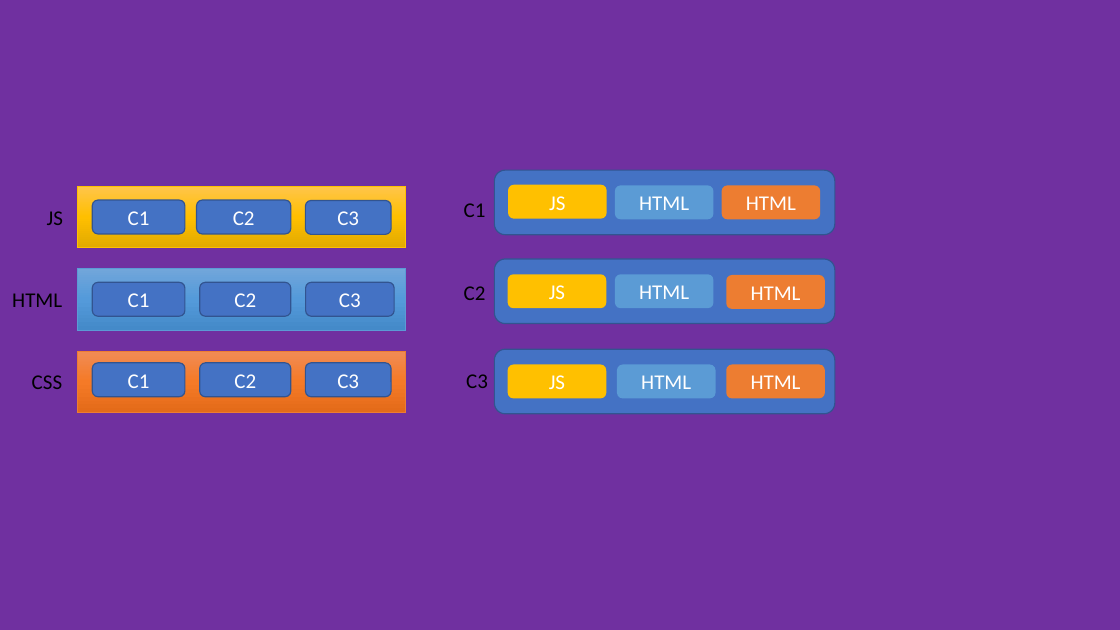
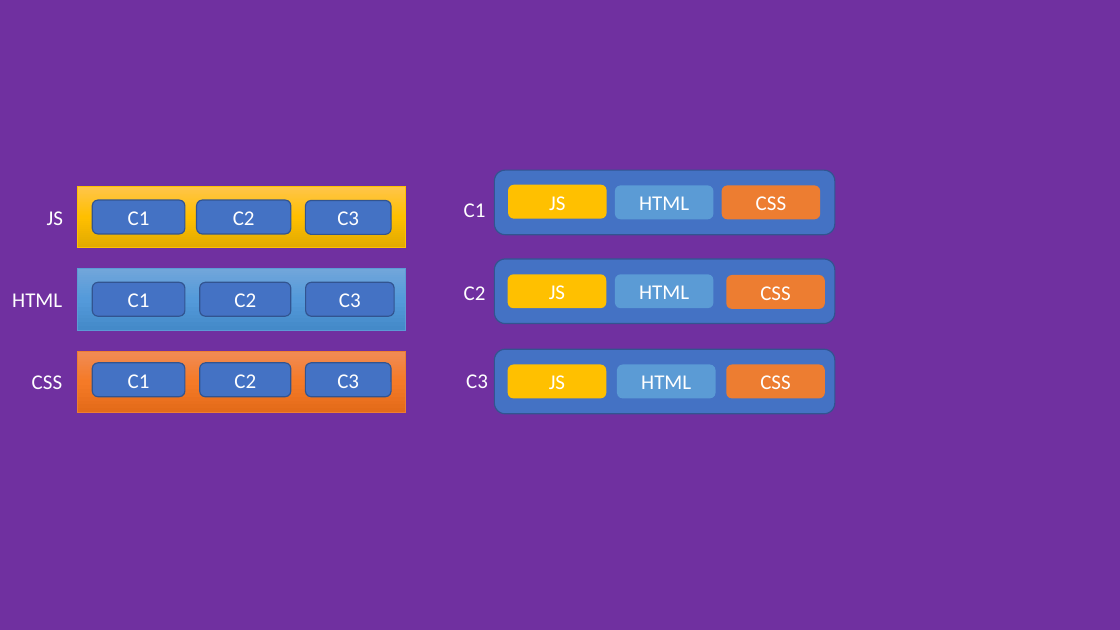
Before and after one commit to maxpou-slides/vuejs-training, a slide deck: slide 1 of schemas.pptx. Drawn at 1120x630 pixels with LibreOffice and Linux fonts; fonts in the diff are those of the drawing. Boxes give left, top, right and bottom in pixels: in the first picture for what was removed or moved away, otherwise in the second. Text is boxed around its words. In the diff, an @@ line names an element or a change of style, - is before the commit and + after.

```diff
--- a/schemas.pptx
+++ b/schemas.pptx
@@ text colour #000000 to #FFFFFF in 6 elements at [47,211,63,225], [12,293,62,307], [32,375,62,389], [466,374,488,388], [464,286,486,300], [464,203,486,217] @@
@@ text in rounded rectangle at [756,196,786,210]: text changed @@
-HTML
+CSS
@@ text in rounded rectangle at [760,286,790,300]: text changed @@
-HTML
+CSS
@@ text in rounded rectangle at [760,375,790,389]: text changed @@
-HTML
+CSS
```
Also in this commit, not shown: 1 slide added, 11 other files.
